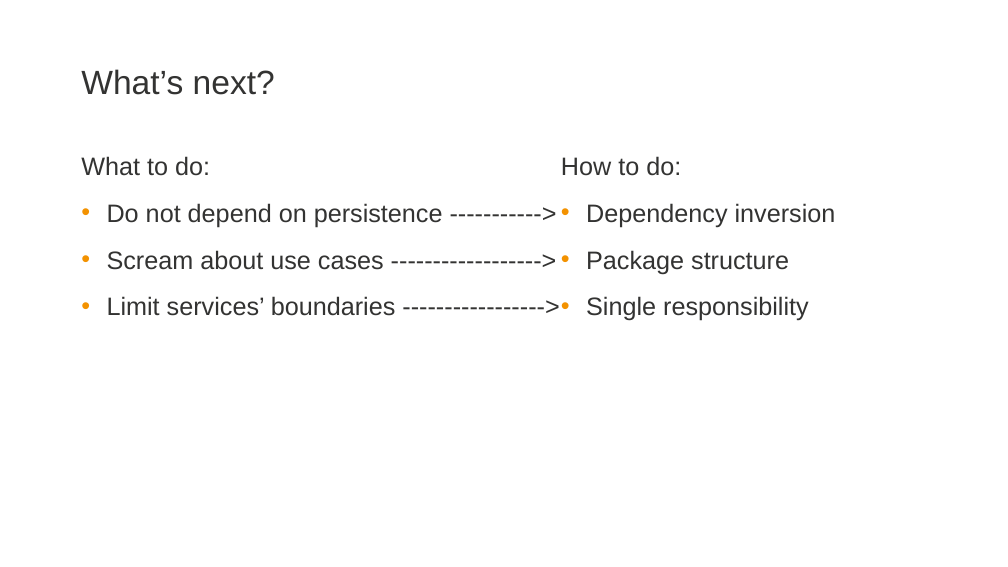
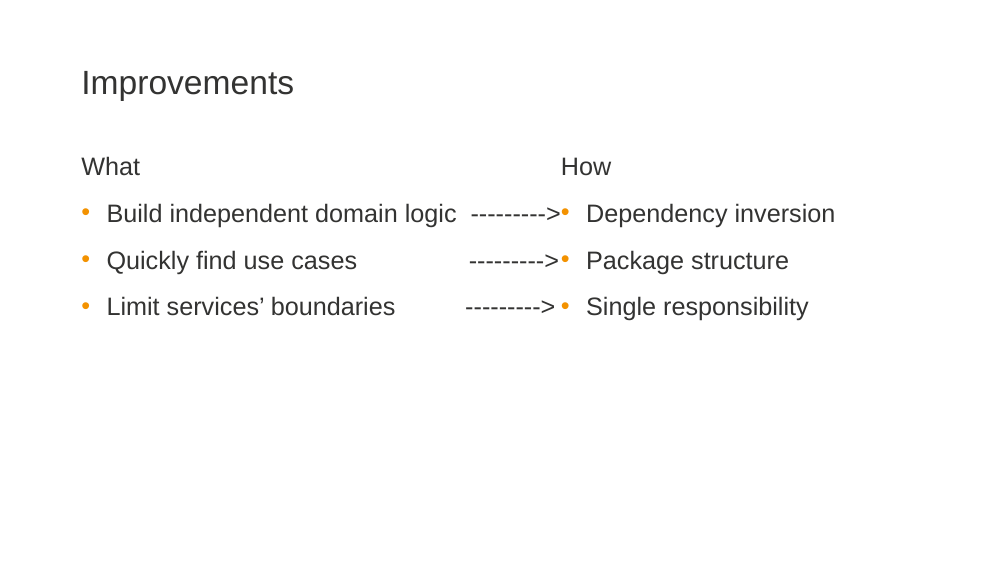
Before and after one commit to zatsepinvl/where-to-put-the-service, a slide deck: slide 23 of Where to put the service.pptm (slide 22 before the commit). Drawn at 1008x567 pixels with LibreOffice and Linux fonts; fonts in the diff are those of the drawing; background and template pictures are left out. Boxes give left, top, right and bottom in pixels: in the first picture for what was removed or moved away, otherwise in the second. Text is boxed around its words. In the diff, an @@ line names an element or a change of style, - is before the commit and + after.

Commit message:
Move build config into buildScr; Fix cloud contract test; Update presentation;

```diff
--- a/Where to put the service.pptm
+++ b/Where to put the service.pptm
@@ title at (81,71,294,100): text changed @@
-What’s next?
+Improvements
@@ text at (81,156,457,316): text changed @@
-What to do:
-• Do not depend on persistence ----------->
-• Scream about use cases ------------------>
-• Limit services’ boundaries ----------------->
+What
+• Build independent domain logic --------->
+• Quickly find use cases --------->
+• Limit services’ boundaries --------->
@@ text at (561,157,611,176): text changed @@
-How to do:
+How
```
Also in this commit, not shown: 4 other slides changed, 6 slides added, 2 slides removed, 12 other files.
